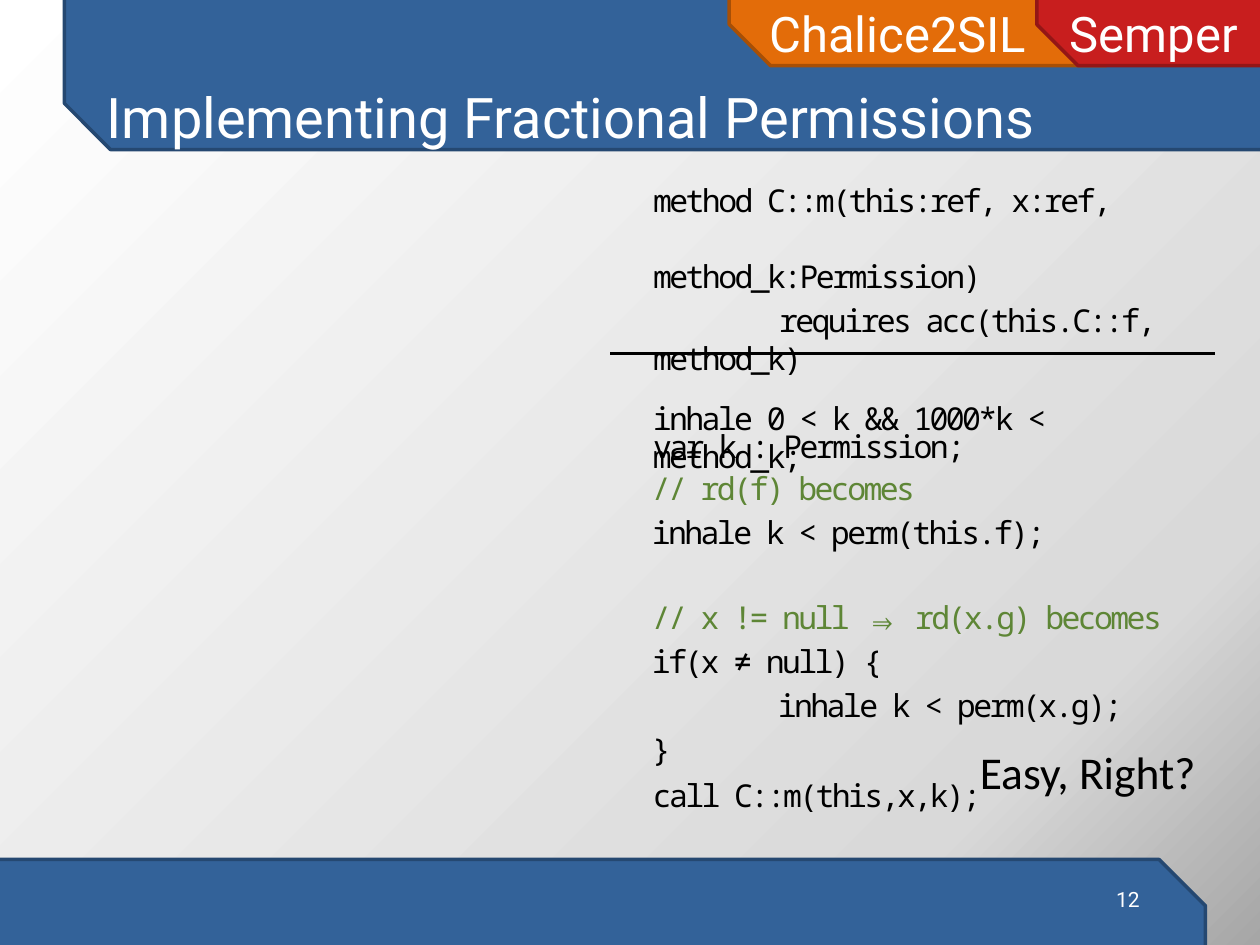
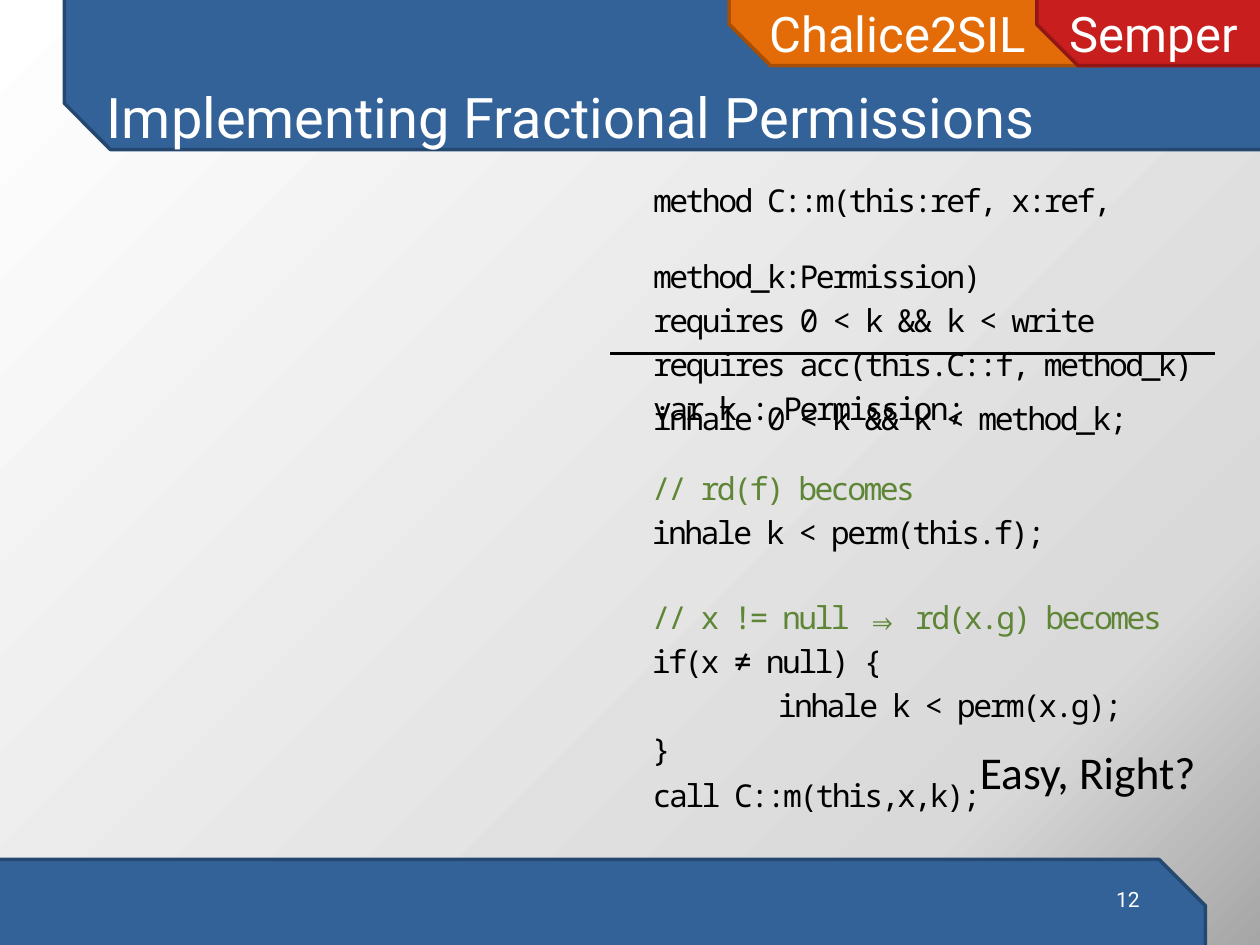
Before and after one commit to viperproject/chalice2silver, a slide deck: slide 12 of chalice2sil/doc/presentation/chalice2sil-presentation.pptx. Drawn at 1260x945 pixels with LibreOffice and Linux fonts; fonts in the diff are those of the drawing; grey boxes stand for pictures. Boxes give left, top, right and bottom in pixels: in the first picture for what was removed or moved away, otherwise in the second. Text is boxed around its words. In the diff, an @@ line names an element or a change of style, - is before the commit and + after.

Commit message:
Presentation

```diff
--- a/chalice2sil/doc/presentation/chalice2sil-presentation.pptx
+++ b/chalice2sil/doc/presentation/chalice2sil-presentation.pptx
@@ text at (653, 308, 1095, 340): paragraph added @@
+requires 0 < k && k < write
@@ text at (653, 401, 1127, 435): text changed @@
-inhale 0 < k && 1000*k < method_k;
+inhale 0 < k && k < method_k;
```
Also in this commit, not shown: 3 other slides changed, 1 other file.
